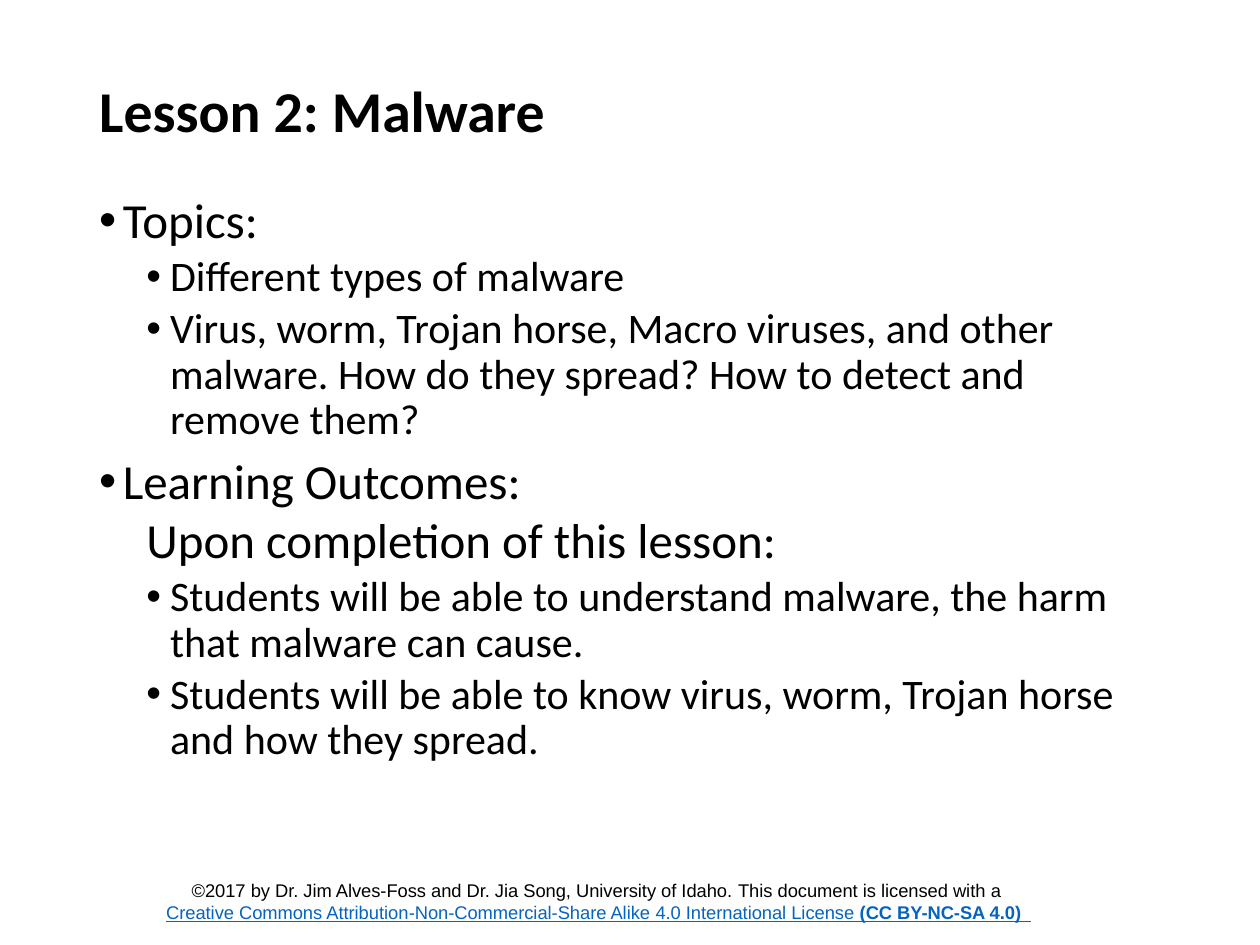
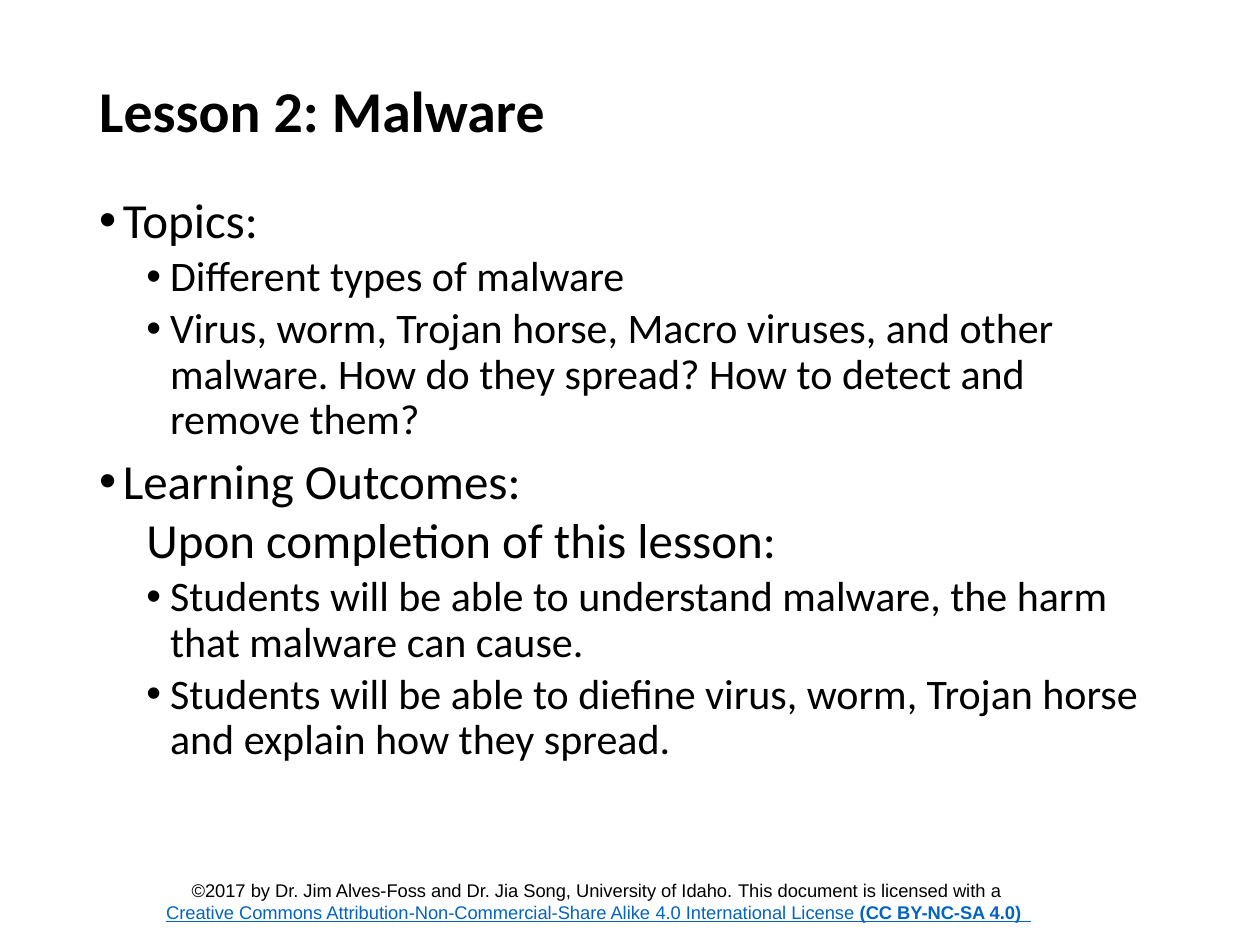
Before and after one commit to CenterForSecureAndDependableSystems/Teaching-Materials, a slide deck: slide 3 of IntroCyberSecurity/Module 3 Software Security/Lesson_2_Malware.pptx. Drawn at 1260x945 pixels with LibreOffice and Linux fonts; fonts in the diff are those of the drawing; background and template pictures are left out. Boxes give left, top, right and bottom in pixels: in the first picture for what was removed or moved away, otherwise in the second. Text is boxed around its words. In the diff, an @@ line names an element or a change of style, - is before the commit and + after.

```diff
--- a/IntroCyberSecurity/Module 3 Software Security/Lesson_2_Malware.pptx
+++ b/IntroCyberSecurity/Module 3 Software Security/Lesson_2_Malware.pptx
@@ text at <box>170,679,1137,761</box>: text changed @@
-  • Students will be able to know virus, worm, Trojan horse and how they spread.
+  • Students will be able to diefine virus, worm, Trojan horse and explain how they spread.
```
Also in this commit, not shown: 20 other files.
